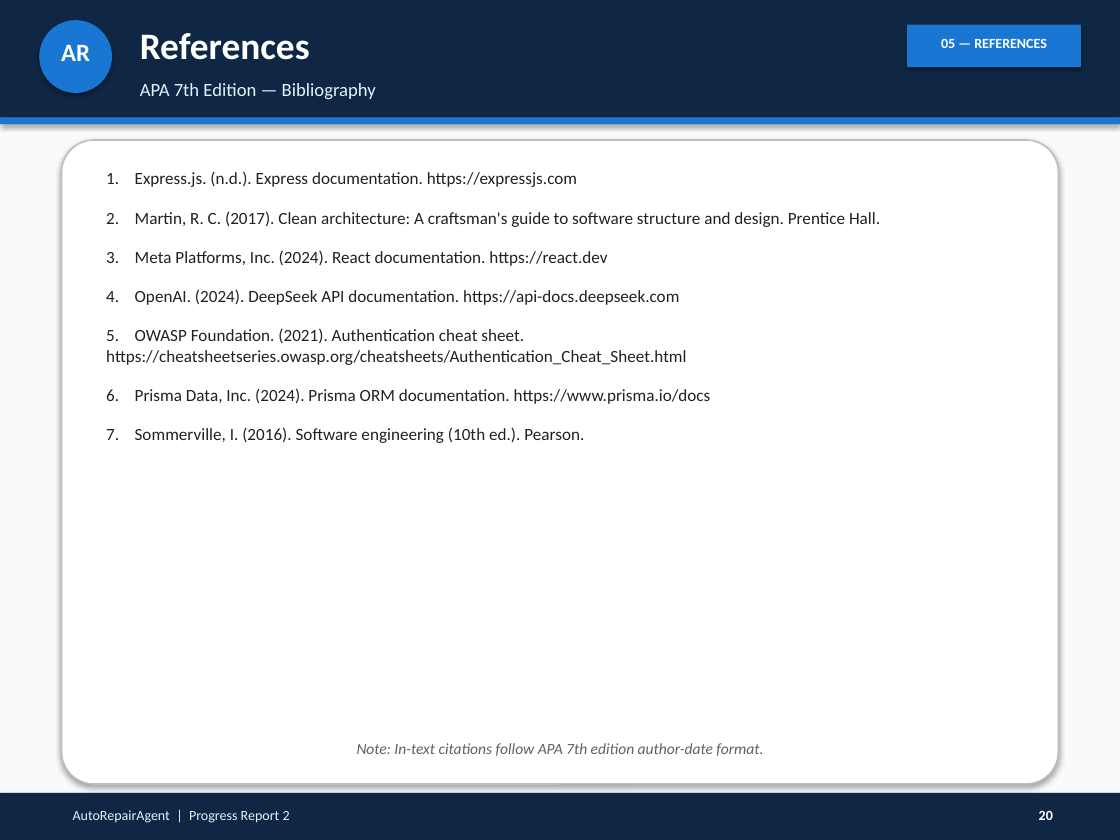
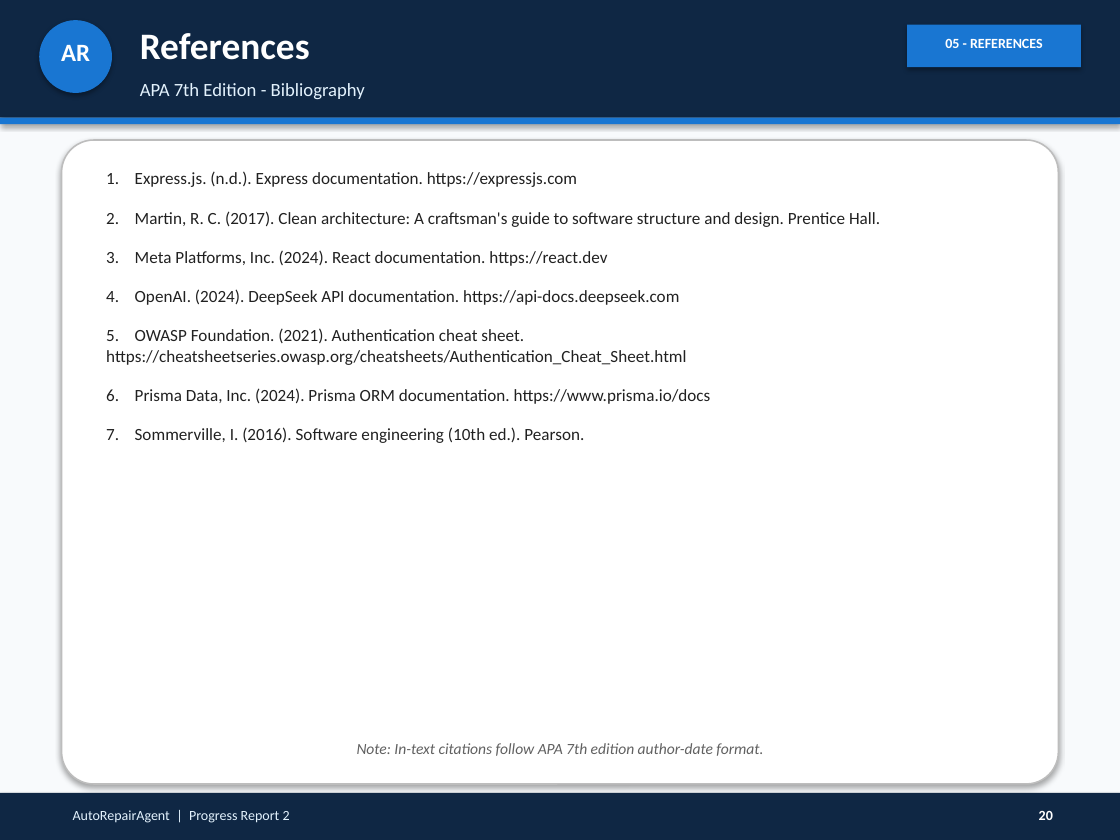
Before and after one commit to anish452/AutoWorkshop, a slide deck: slide 19 of docs/Progress_Report_2_AutoRepairAgent.pptx (slide 20 before the commit). Drawn at 1120x840 pixels with LibreOffice and Linux fonts; fonts in the diff are those of the drawing. Boxes give left, top, right and bottom in pixels: in the first picture for what was removed or moved away, otherwise in the second. Text is boxed around its words. In the diff, an @@ line names an element or a change of style, - is before the commit and + after.

```diff
--- a/docs/Progress_Report_2_AutoRepairAgent.pptx
+++ b/docs/Progress_Report_2_AutoRepairAgent.pptx
@@ text at bbox=[945, 39, 1043, 48]: text changed @@
-05 — REFERENCES
+05 - REFERENCES
@@ text at bbox=[140, 83, 365, 99]: text changed @@
-APA 7th Edition — Bibliography
+APA 7th Edition - Bibliography
```
Also in this commit, not shown: 18 other slides changed, 1 slide removed, 15 other files.
